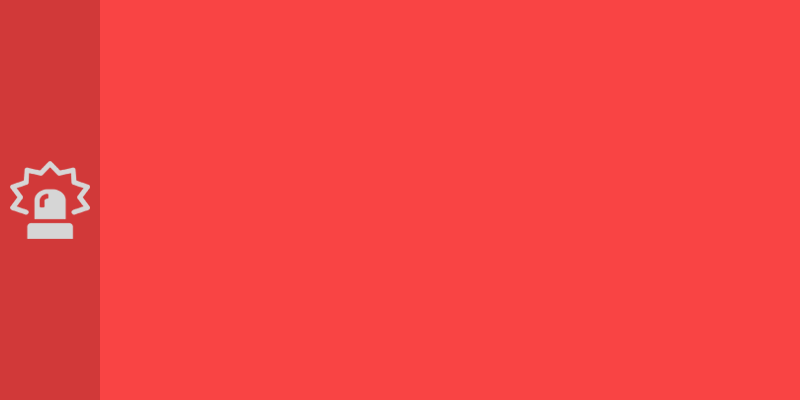
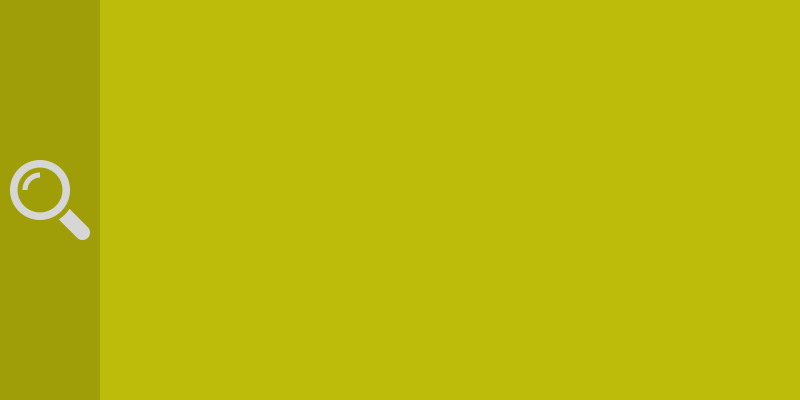
Layers edited between the first and the second w=800, h=400 image:
added layer "magnifier13" above "Recommendataion" over left=10, top=160, right=90, bottom=240
showed "Recommendataion" over left=0, top=0, right=800, bottom=400
renamed "Layer 3" to "DisasterIcon", hid it, moved it above "Disaster" over left=10, top=161, right=90, bottom=239
hid "Disaster" over left=0, top=0, right=800, bottom=400
